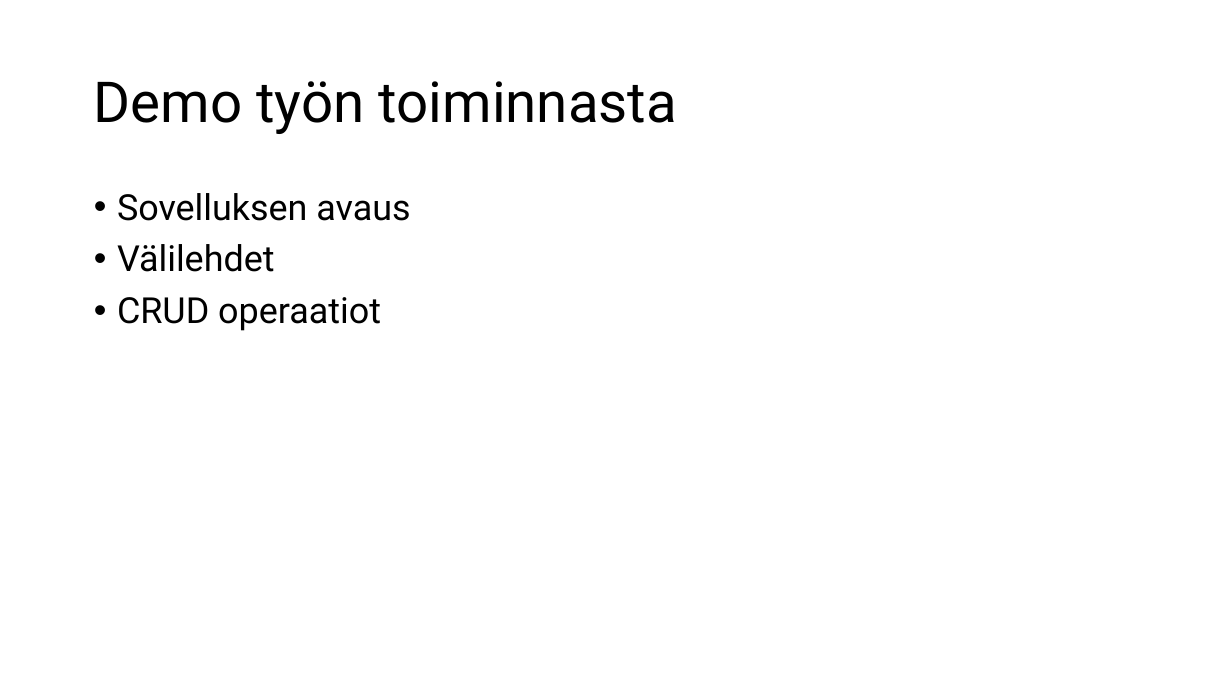
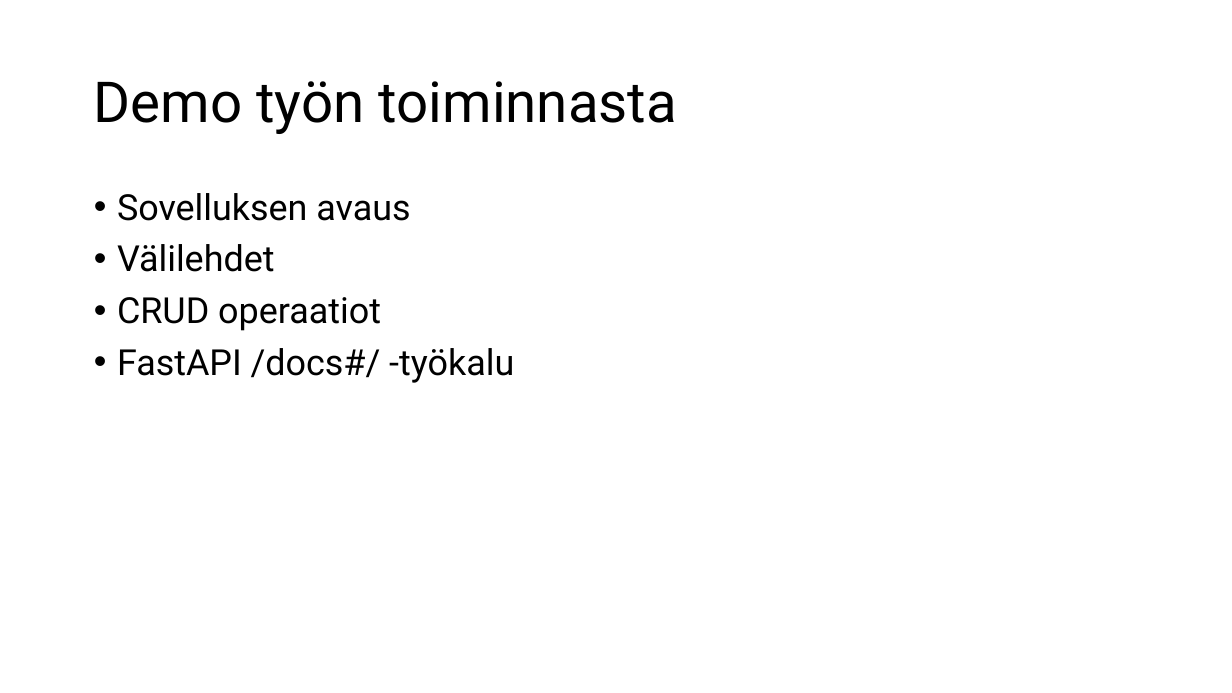
Before and after one commit to eetutaipale/REST_API, a slide deck: slide 12 of Projektiesitys.pptx (slide 8 before the commit). Drawn at 1232x693 pixels with LibreOffice and Linux fonts; fonts in the diff are those of the drawing; background and template pictures are left out. Boxes give left, top, right and bottom in pixels: in the first picture for what was removed or moved away, otherwise in the second. Text is boxed around its words. In the diff, an @@ line names an element or a change of style, - is before the commit and + after.

```diff
--- a/Projektiesitys.pptx
+++ b/Projektiesitys.pptx
@@ text at (117, 348, 514, 383): paragraph added @@
+• FastAPI /docs#/ -työkalu
```
Also in this commit, not shown: 6 other slides changed, 5 slides added, 2 other files.
